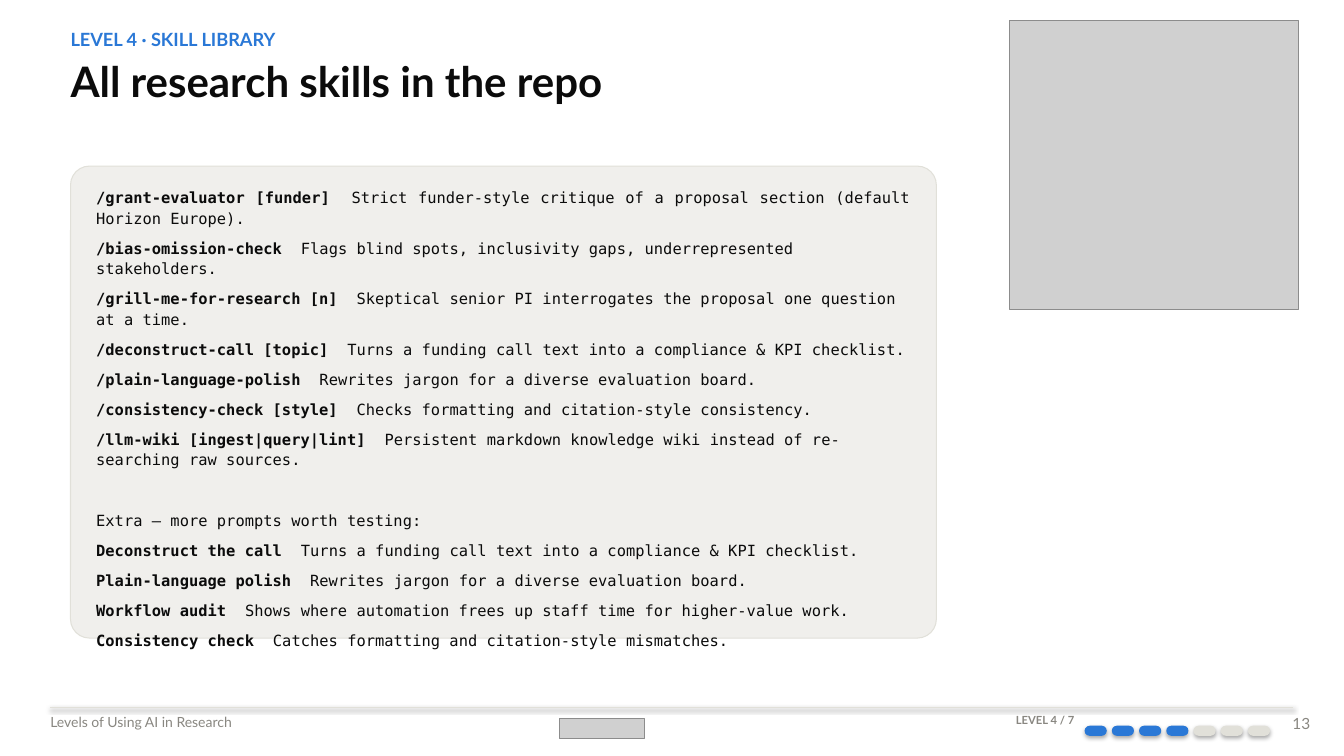
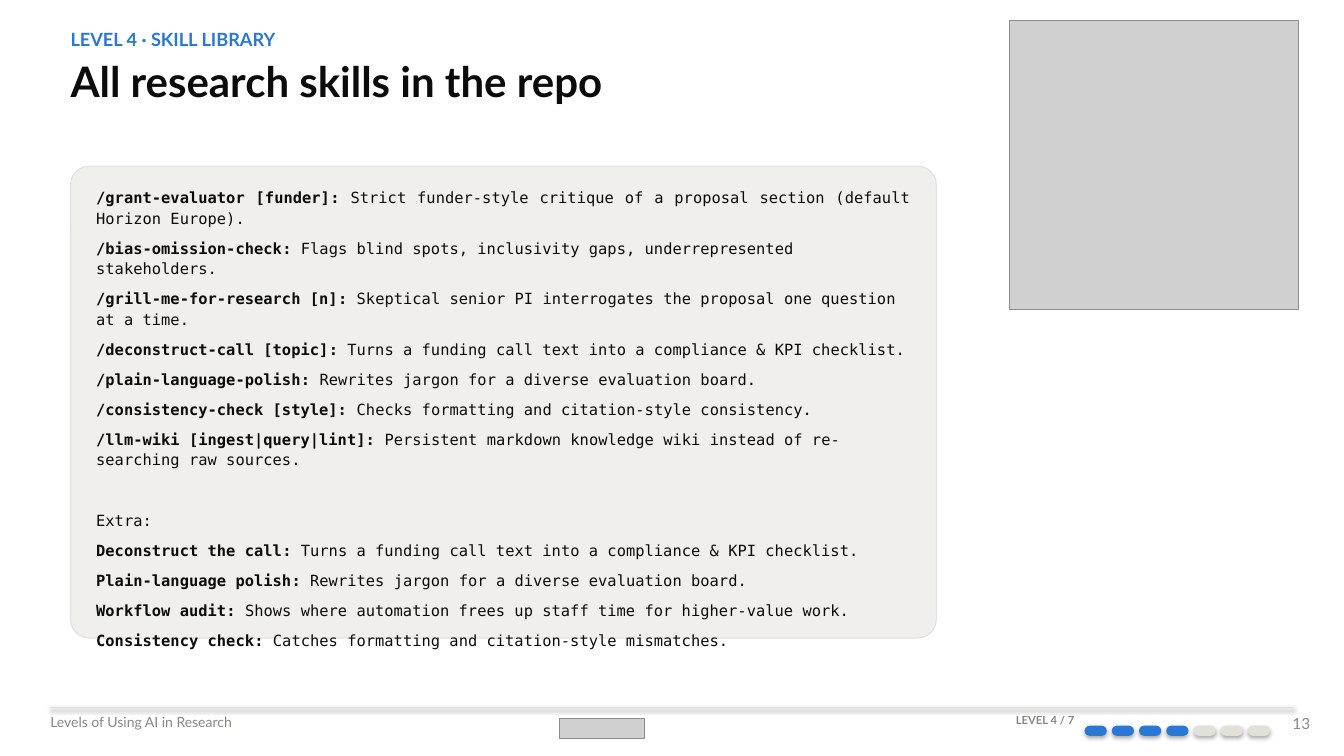
Before and after one commit to Aptamer1/ai-research-day-08092026, a slide deck: slide 13 of Levels of Using AI in Research.pptx. Drawn at 1344x756 pixels with LibreOffice and Linux fonts; fonts in the diff are those of the drawing; grey boxes stand for pictures; background and template pictures are left out. Boxes give left, top, right and bottom in pixels: in the first picture for what was removed or moved away, otherwise in the second. Text is boxed around its words. In the diff, an @@ line names an element or a change of style, - is before the commit and + after.

```diff
--- a/Levels of Using AI in Research.pptx
+++ b/Levels of Using AI in Research.pptx
@@ text in rounded rectangle at <box>96,191,909,650</box>: text changed @@
-/grant-evaluator [funder] Strict funder-style critique of a proposal section (default Horizon Europe).
-/bias-omission-check Flags blind spots, inclusivity gaps, underrepresented stakeholders.
-/grill-me-for-research [n] Skeptical senior PI interrogates the proposal one question at a time.
-/deconstruct-call [topic] Turns a funding call text into a compliance & KPI checklist.
-/plain-language-polish Rewrites jargon for a diverse evaluation board.
-/consistency-check [style] Checks formatting and citation-style consistency.
-/llm-wiki [ingest|query|lint] Persistent markdown knowledge wiki instead of re-searching raw sources.
-Extra — more prompts worth testing:
-Deconstruct the call Turns a funding call text into a compliance & KPI checklist.
-Plain-language polish Rewrites jargon for a diverse evaluation board.
-Workflow audit Shows where automation frees up staff time for higher-value work.
-Consistency check Catches formatting and citation-style mismatches.
+/grant-evaluator [funder]: Strict funder-style critique of a proposal section (default Horizon Europe).
+/bias-omission-check: Flags blind spots, inclusivity gaps, underrepresented stakeholders.
+/grill-me-for-research [n]: Skeptical senior PI interrogates the proposal one question at a time.
+/deconstruct-call [topic]: Turns a funding call text into a compliance & KPI checklist.
+/plain-language-polish: Rewrites jargon for a diverse evaluation board.
+/consistency-check [style]: Checks formatting and citation-style consistency.
+/llm-wiki [ingest|query|lint]: Persistent markdown knowledge wiki instead of re-searching raw sources.
+Extra:
+Deconstruct the call: Turns a funding call text into a compliance & KPI checklist.
+Plain-language polish: Rewrites jargon for a diverse evaluation board.
+Workflow audit: Shows where automation frees up staff time for higher-value work.
+Consistency check: Catches formatting and citation-style mismatches.
```
Also in this commit, not shown: 1 other slide changed.
